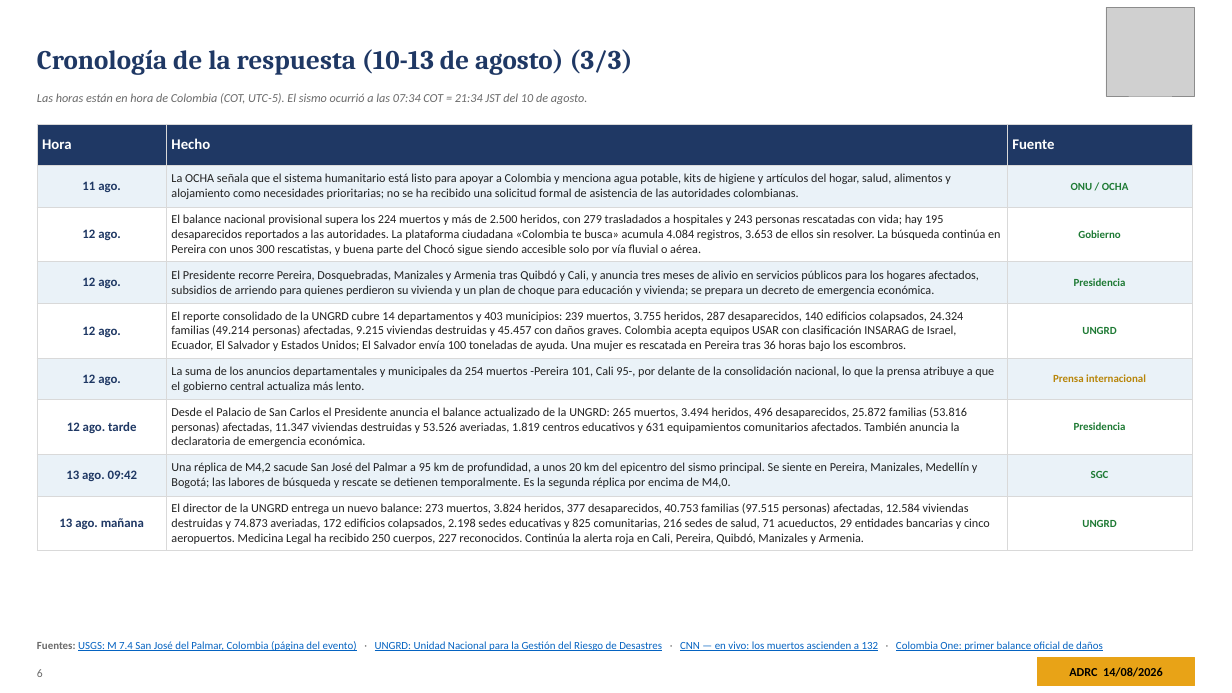
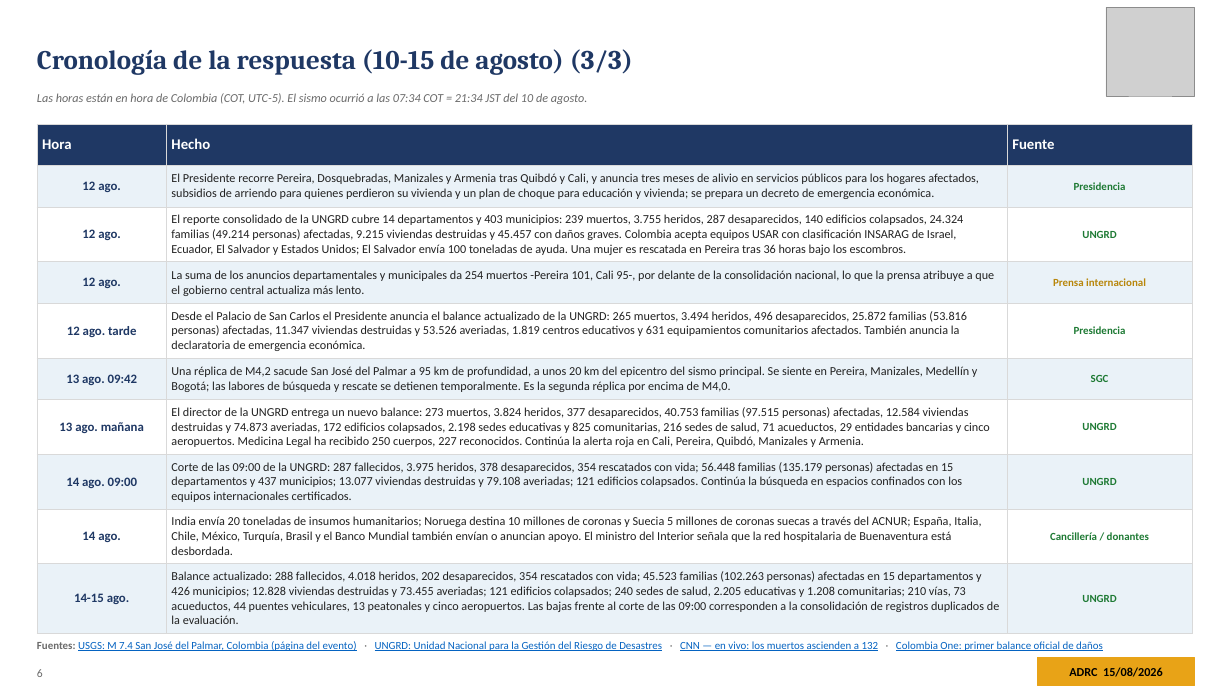
Before and after one commit to kochobi-max/whatsmap, a slide deck: slide 6 of reports/colombia_eq_20260810/output/ADRC_EQ_COL_Choco_20260810_ES.pptx. Drawn at 1232x693 pixels with LibreOffice and Linux fonts; fonts in the diff are those of the drawing; grey boxes stand for pictures. Boxes give left, top, right and bottom in pixels: in the first picture for what was removed or moved away, otherwise in the second. Text is boxed around its words. In the diff, an @@ line names an element or a change of style, - is before the commit and + after.

```diff
--- a/reports/colombia_eq_20260810/output/ADRC_EQ_COL_Choco_20260810_ES.pptx
+++ b/reports/colombia_eq_20260810/output/ADRC_EQ_COL_Choco_20260810_ES.pptx
@@ text at bbox=[37, 49, 633, 75]: text changed @@
-Cronología de la respuesta (10-13 de agosto) (3/3)
+Cronología de la respuesta (10-15 de agosto) (3/3)
@@ table at bbox=[37, 124, 1192, 628] @@
-row 2: 11 ago. | La OCHA señala que el sistema humanitario está listo para apoyar a Colombia y menciona agua potable, kits de higiene y artículos del hogar, salud, alimentos y alojamiento como necesidades prioritarias; no se ha recibido una solicitud formal de asistencia de las autoridades colombianas. | ONU / OCHA
-row 3: 12 ago. | El balance nacional provisional supera los 224 muertos y más de 2.500 heridos, con 279 trasladados a hospitales y 243 personas rescatadas con vida; hay 195 desaparecidos reportados a las autoridades. La plataforma ciudadana «Colombia te busca» acumula 4.084 registros, 3.653 de ellos sin resolver. La búsqueda continúa en Pereira con unos 300 rescatistas, y buena parte del Chocó sigue siendo accesible solo por vía fluvial o aérea. | Gobierno
+row 8: 14 ago. 09:00 | Corte de las 09:00 de la UNGRD: 287 fallecidos, 3.975 heridos, 378 desaparecidos, 354 rescatados con vida; 56.448 familias (135.179 personas) afectadas en 15 departamentos y 437 municipios; 13.077 viviendas destruidas y 79.108 averiadas; 121 edificios colapsados. Continúa la búsqueda en espacios confinados con los equipos internacionales certificados. | UNGRD
+row 9: 14 ago. | India envía 20 toneladas de insumos humanitarios; Noruega destina 10 millones de coronas y Suecia 5 millones de coronas suecas a través del ACNUR; España, Italia, Chile, México, Turquía, Brasil y el Banco Mundial también envían o anuncian apoyo. El ministro del Interior señala que la red hospitalaria de Buenaventura está desbordada. | Cancillería / donantes
+row 10: 14-15 ago. | Balance actualizado: 288 fallecidos, 4.018 heridos, 202 desaparecidos, 354 rescatados con vida; 45.523 familias (102.263 personas) afectadas en 15 departamentos y 426 municipios; 12.828 viviendas destruidas y 73.455 averiadas; 121 edificios colapsados; 240 sedes de salud, 2.205 educativas y 1.208 comunitarias; 210 vías, 73 acueductos, 44 puentes vehiculares, 13 peatonales y cinco aeropuertos. Las bajas frente al corte de las 09:00 corresponden a la consolidación de registros duplicados de la evaluación. | UNGRD
@@ text at bbox=[1069, 667, 1163, 677]: text changed @@
-ADRC 14/08/2026
+ADRC 15/08/2026
```
Also in this commit, not shown: 32 other slides changed, 2 slides added, 8 other files.
